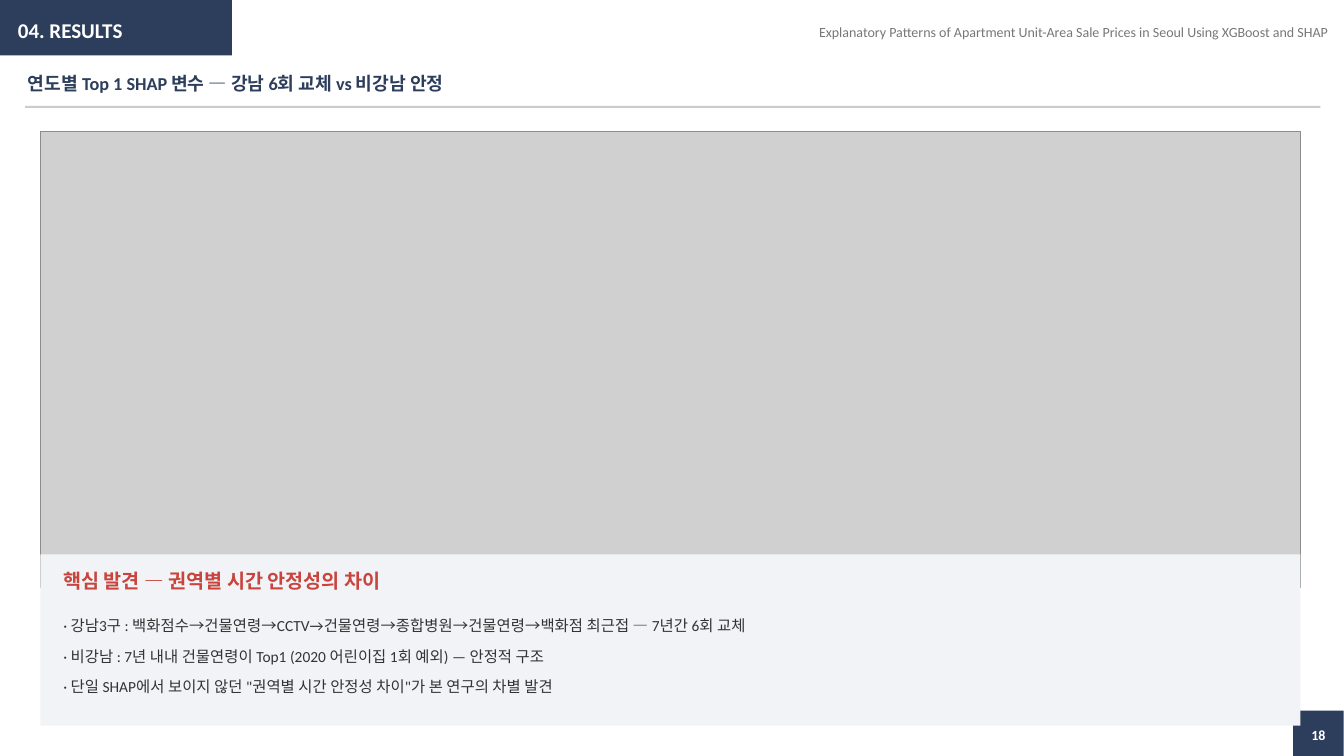
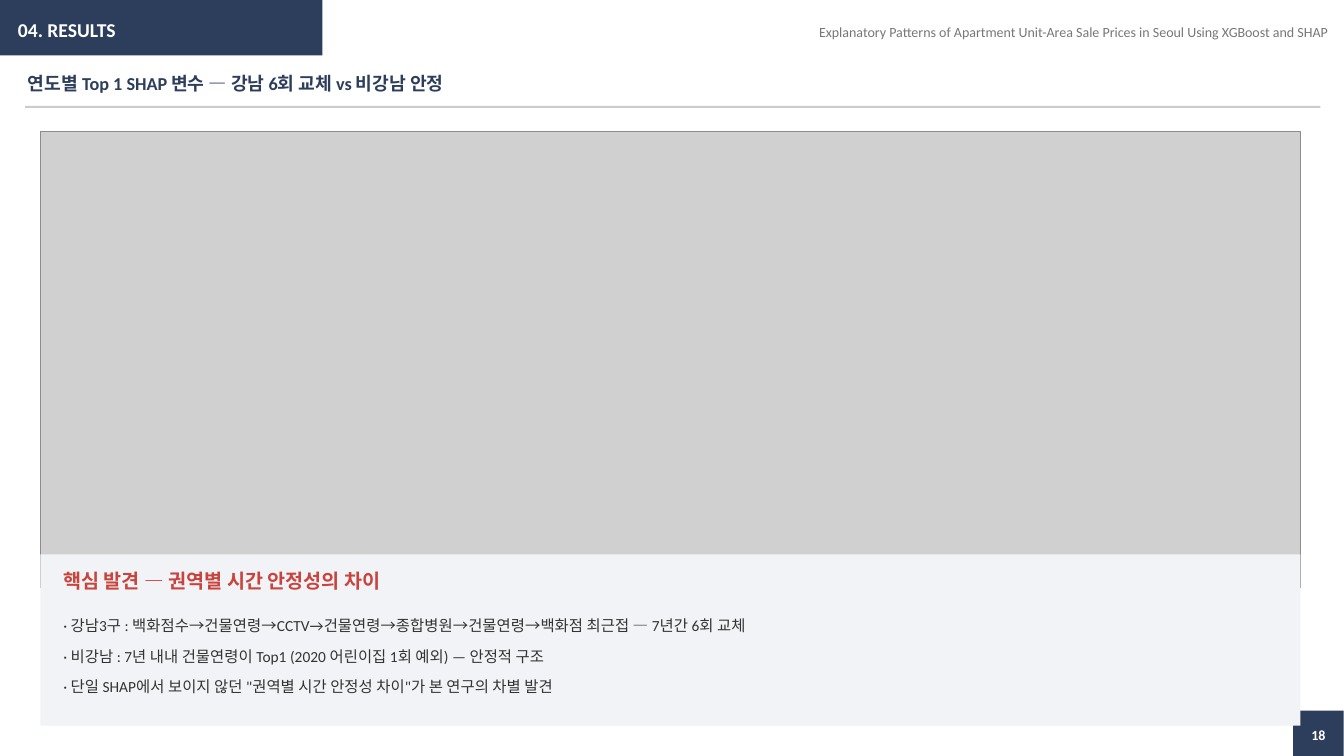
Before and after one commit to seokmogu/thesis-seoul-apt-xai, a slide deck: slide 18 of paper/중간발표_박현근.pptx. Drawn at 1344x756 pixels with LibreOffice and Linux fonts; fonts in the diff are those of the drawing; grey boxes stand for pictures. Boxes give left, top, right and bottom in pixels: in the first picture for what was removed or moved away, otherwise in the second. Text is boxed around its words. In the diff, an @@ line names an element or a change of style, - is before the commit and + after.

```diff
--- a/paper/중간발표_박현근.pptx
+++ b/paper/중간발표_박현근.pptx
@@ rectangle: place and size @@
-rectangle at [0,0,232,55]
+rectangle at [0,0,323,55]
@@ text "04. RESULTS" at [18,24,115,37]: size 15 to 14 pt @@
```
Also in this commit, not shown: 17 other slides changed, 1 other file.
